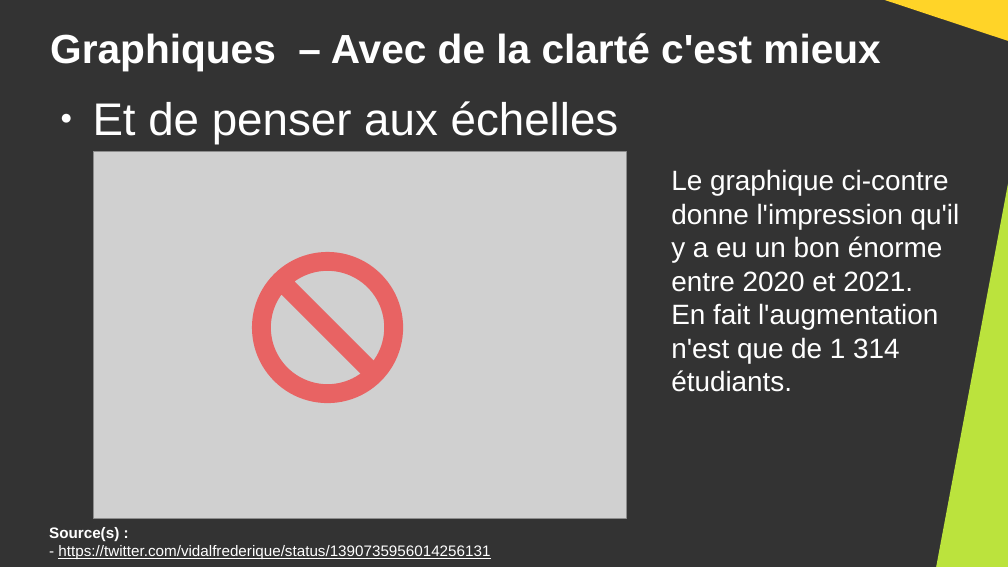
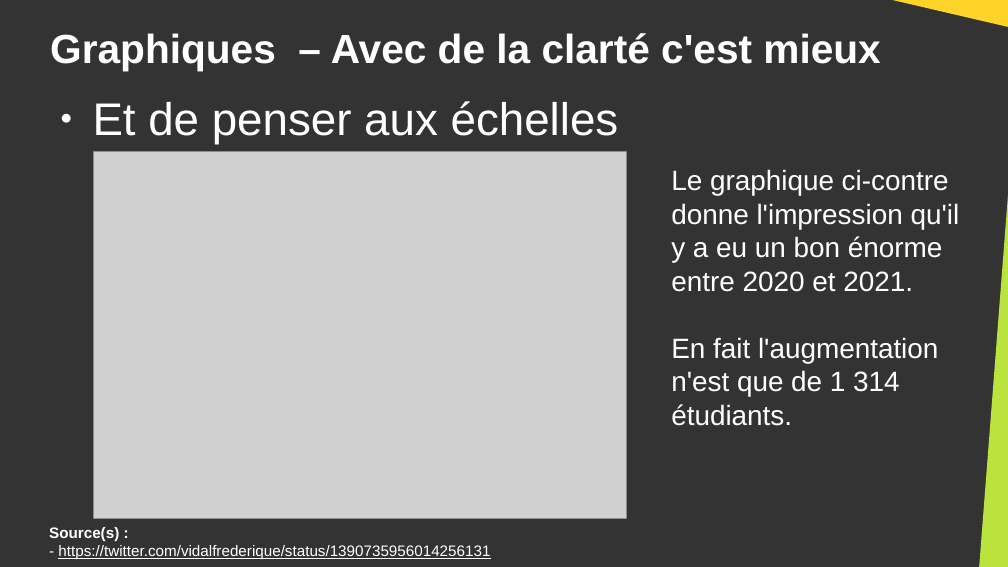
Before and after one commit to DanYellow/cours, a slide deck: slide 30 of big-data-s4/travaux-pratiques/numero-7/presentation.odp (slide 29 before the commit). Drawn at 1008x567 pixels with LibreOffice and Linux fonts; fonts in the diff are those of the drawing; grey boxes stand for pictures. Boxes give left, top, right and bottom in pixels: in the first picture for what was removed or moved away, otherwise in the second. Text is boxed around its words. In the diff, an @@ line names an element or a change of style, - is before the commit and + after.

```diff
--- a/big-data-s4/travaux-pratiques/numero-7/presentation.odp
+++ b/big-data-s4/travaux-pratiques/numero-7/presentation.odp
@@ right triangle: place and size @@
-right triangle at (869, 0, 1008, 43)
+right triangle at (869, 0, 1008, 29)
@@ text "Le graphique ci-contre donne l'impression ..." rewrapped from (671, 169, 960, 392) to (671, 169, 960, 426) @@
@@ right triangle: place and size @@
-right triangle at (937, 176, 1008, 567)
+right triangle at (980, 176, 1008, 567)
@@ no-entry sign removed at (252, 252, 403, 403) @@
```
Also in this commit, not shown: 10 other slides changed, 1 slide added, 8 other files.
